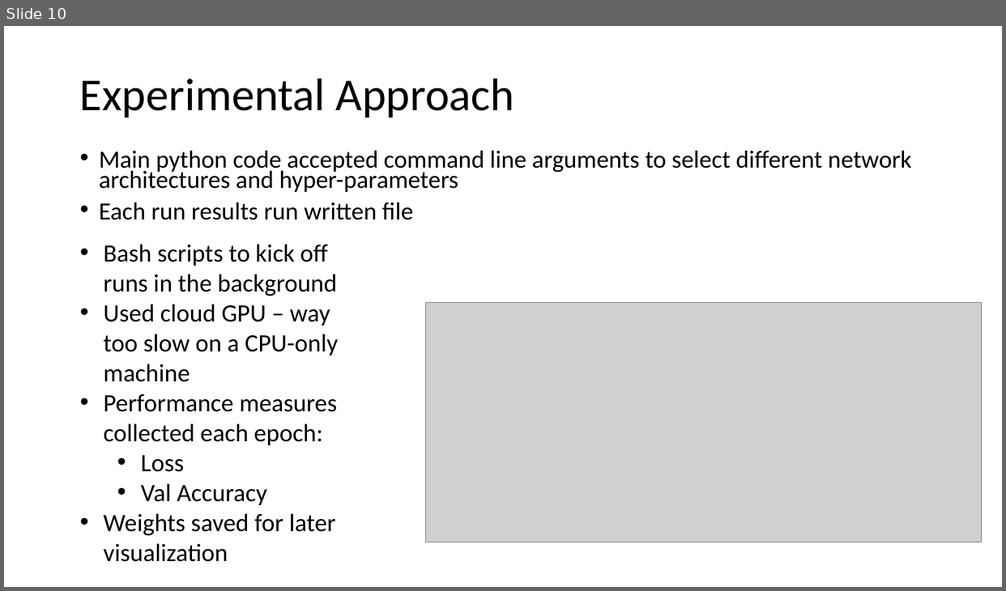
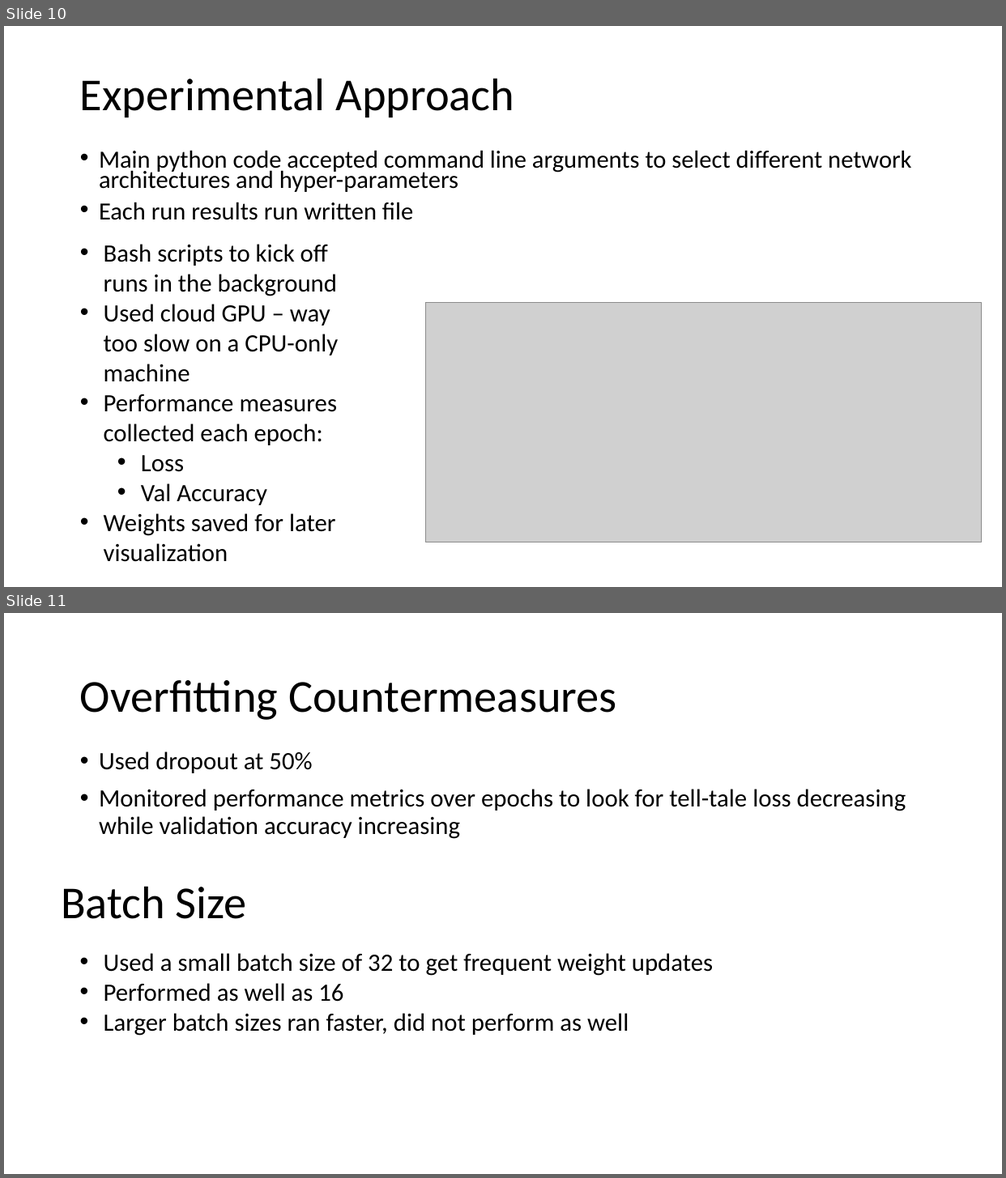
Before and after one commit to BillGrieser-GW/Final-Project-Group-7, a slide deck: Final-Group-Presentation/Group7.pptx. Shown one above the other, each under a label of ours: slide 10 before the commit, slides 10 and 11 after it. The pictures are 1006x591 and 1006x1178 pixels, drawn with LibreOffice and Linux fonts; fonts in the diff are those of the drawing; grey boxes stand for pictures. Boxes give left, top, right and bottom in pixels: in the first picture for what was removed or moved away, otherwise in the second. Text is boxed around its words. In the diff, an @@ line names an element or a change of style, - is before the commit and + after.

```diff
--- a/Final-Group-Presentation/Group7.pptx
+++ b/Final-Group-Presentation/Group7.pptx
@@ slide 11 added at (x1=4, y1=613, x2=1002, y2=1174), background #FFFFFF @@
@@ title added at (x1=80, y1=680, x2=617, y2=720), 44 pt, text #000000 @@
+Overfitting Countermeasures
@@ text added at (x1=99, y1=752, x2=906, y2=839), 24 pt, text #000000 @@
+• Used dropout at 50%
+• Monitored performance metrics over epochs to look for tell-tale loss decreasing while validation accuracy increasing
@@ text added at (x1=61, y1=886, x2=247, y2=919), 44 pt, text #000000 @@
+Batch Size
@@ text added at (x1=104, y1=953, x2=713, y2=1036), 24 pt, text #000000 @@
+• Used a small batch size of 32 to get frequent weight updates
+• Performed as well as 16
+• Larger batch sizes ran faster, did not perform as well
```
Also in this commit, not shown: 1 slide changed, 17 other slides added.
